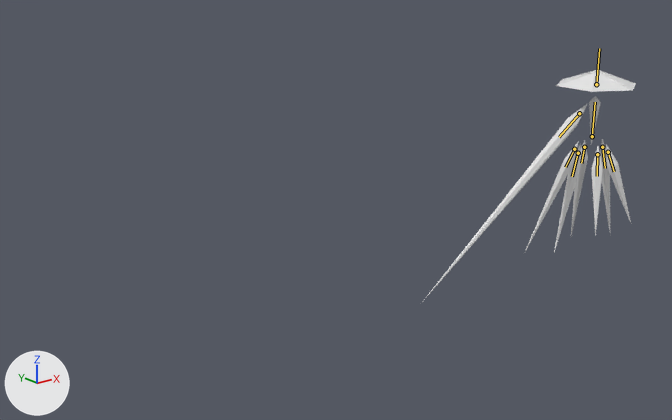
The glTF model glb_imports/ClarityDressShardsMaster.glb as it was, and as the next commit left it.
The view is the same before and after, from a camera (50 mm lens) standing at (-127.4, -91.4, 39.0) and looking at (-47.1, 8.9, -1.2). Arrows for +X, +Y and +Z are at lower left; the lights stay in place. The older version comes first. The bones that bend it are drawn over the model as lines.

The first picture shows 'Arm', 'BackLeft', 'BackRight', 'Center', 'FrontLeft', 'FrontRight', 'Hat', 'MiddleLeft', 'MiddleRight'.
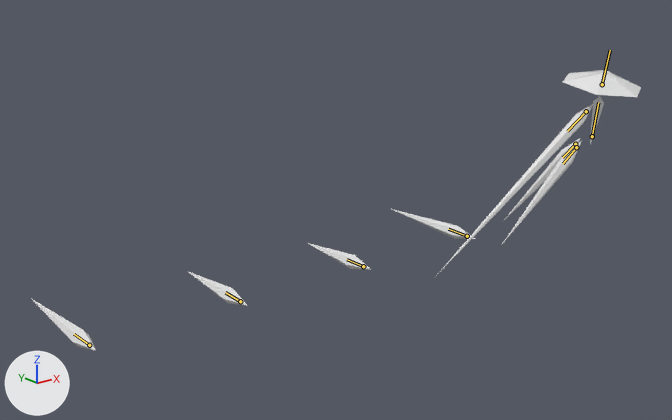
The newer file adds an action. The first version stands in its rest pose; the second is drawn at frame 108 of the action 'QuadShardSemicircleSequence1'.

Edits to the bpy script that builds the scene:
```text
Change bone_center:
    where bone_center = bpy.data.objects['Armature'].pose.bones['Center']
    bone_center.rotation_quaternion: (1.0, 0.0, 0.0, 0.0) -> (0.995, 0.03, 0.08, -0.05)  # degrees (0, 0, 0) -> degrees (3, 9, -6)
Change bone_hat:
    where bone_hat = bpy.data.objects['Armature'].pose.bones['Hat']  # child of 'Center'
    bone_hat.rotation_quaternion: (1.0, 0.0, 0.0, 0.0) -> (0.994, 0.048, -0.081, 0.052)  # degrees (0, 0, 0) -> degrees (5, -10, 6)
Change bone_arm:
    where bone_arm = bpy.data.objects['Armature'].pose.bones['Arm']  # child of 'Center'
    bone_arm.rotation_quaternion: (1.0, 0.0, 0.0, 0.0) -> (0.999, -0.004, -0.004, -0.033)  # degrees (0, 0, 0) -> degrees (0, 0, -4)
Change bone_middle_l:
    where bone_middle_l = bpy.data.objects['Armature'].pose.bones['Middle.L']
    bone_middle_l.location: (0.0, 0.0, 0.0) -> (91.56, -18.81, 1.65)
    bone_middle_l.rotation_quaternion: (1.0, 0.0, 0.0, 0.0) -> (0.138, -0.111, 0.7, -0.692)  # degrees (0, 0, 0) -> degrees (-90, 2, -160)
Change bone_front_l:
    where bone_front_l = bpy.data.objects['Armature'].pose.bones['Front.L']
    bone_front_l.location: (0.0, 0.0, 0.0) -> (71.01, -10.61, 1.16)
    bone_front_l.rotation_quaternion: (1.0, 0.0, 0.0, 0.0) -> (0.099, -0.132, 0.606, -0.778)  # degrees (0, 0, 0) -> degrees (-77, -5, -162)
Change bone_back_l:
    where bone_back_l = bpy.data.objects['Armature'].pose.bones['Back.L']
    bone_back_l.location: (0.0, 0.0, 0.0) -> (1.89, -1.2, -0.57)
    bone_back_l.rotation_quaternion: (1.0, 0.0, 0.0, 0.0) -> (0.925, -0.244, -0.256, -0.135)  # degrees (0, 0, 0) -> degrees (-27, -33, -9)
Change bone_middle_r:
    where bone_middle_r = bpy.data.objects['Armature'].pose.bones['Middle.R']
    bone_middle_r.location: (0.0, 0.0, 0.0) -> (23.01, 15.77, 0.7)
    bone_middle_r.rotation_quaternion: (1.0, 0.0, 0.0, 0.0) -> (0.346, -0.372, 0.607, -0.612)  # degrees (0, 0, 0) -> degrees (-91, -2, -119)
Change bone_front_r:
    where bone_front_r = bpy.data.objects['Armature'].pose.bones['Front.R']
    bone_front_r.location: (0.0, 0.0, 0.0) -> (44.53, 19.82, -7.02)
    bone_front_r.rotation_quaternion: (1.0, 0.0, 0.0, 0.0) -> (0.301, -0.393, 0.545, -0.677)  # degrees (0, 0, 0) -> degrees (-84, -12, -121)
Change bone_back_r:
    where bone_back_r = bpy.data.objects['Armature'].pose.bones['Back.R']
    bone_back_r.location: (0.0, 0.0, 0.0) -> (1.7, -0.77, 1.33)
    bone_back_r.rotation_quaternion: (1.0, 0.0, 0.0, 0.0) -> (0.925, -0.072, -0.335, -0.161)  # degrees (0, 0, 0) -> degrees (-2, -40, -19)
```

Location of each change, (x1, y1, x2, y2) in pixels of the pictures (672 x 420 px):
'Arm', posed (12% shorter): before (422, 104, 587, 302); after (435, 103, 594, 277)
'Hat', posed (22% taller): before (556, 70, 636, 92); after (563, 70, 641, 97)
'MiddleRight', posed (200% wider, 72% shorter): before (554, 144, 581, 252); after (392, 209, 475, 239)
'BackRight', posed (45% wider, 8% shorter): before (524, 141, 579, 253); after (502, 141, 582, 244)
'MiddleLeft', posed (491% wider, 42% shorter): before (600, 139, 610, 230); after (32, 299, 96, 351)
'FrontLeft', posed (138% wider, 55% shorter): before (606, 144, 631, 223); after (187, 271, 248, 306)
'FrontRight', posed (433% wider, 69% shorter): before (592, 147, 603, 236); after (308, 243, 371, 270)
'BackLeft', posed (333% wider, 14% shorter): before (571, 140, 588, 235); after (504, 138, 581, 220)
'Center', posed (15% wider): before (589, 96, 601, 144); after (590, 96, 604, 145)
bone 'Center', root to tip: before (592, 136) to (595, 102); after (592, 136) to (598, 102)
bone 'Hat', root to tip: before (596, 84) to (599, 48); after (602, 84) to (610, 50)
bone 'Arm', root to tip: before (579, 113) to (559, 137); after (586, 111) to (567, 131)
bone 'Middle.L', root to tip: before (602, 147) to (605, 168); after (89, 345) to (74, 334)
bone 'Front.L', root to tip: before (608, 152) to (614, 171); after (240, 301) to (225, 292)
bone 'Back.L', root to tip: before (584, 147) to (581, 163); after (575, 144) to (562, 157)
bone 'Middle.R', root to tip: before (578, 153) to (572, 176); after (467, 236) to (448, 229)
bone 'Front.R', root to tip: before (597, 154) to (597, 176); after (363, 266) to (347, 259)
bone 'Back.R', root to tip: before (574, 149) to (565, 167); after (576, 147) to (563, 163)
